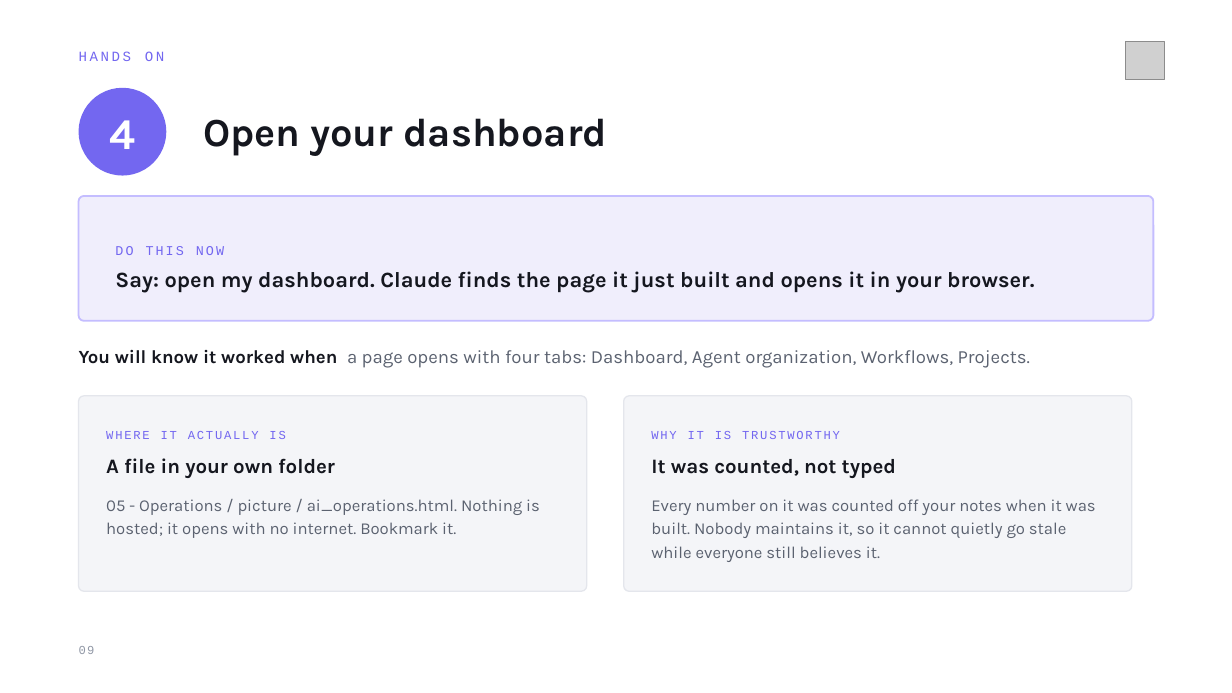
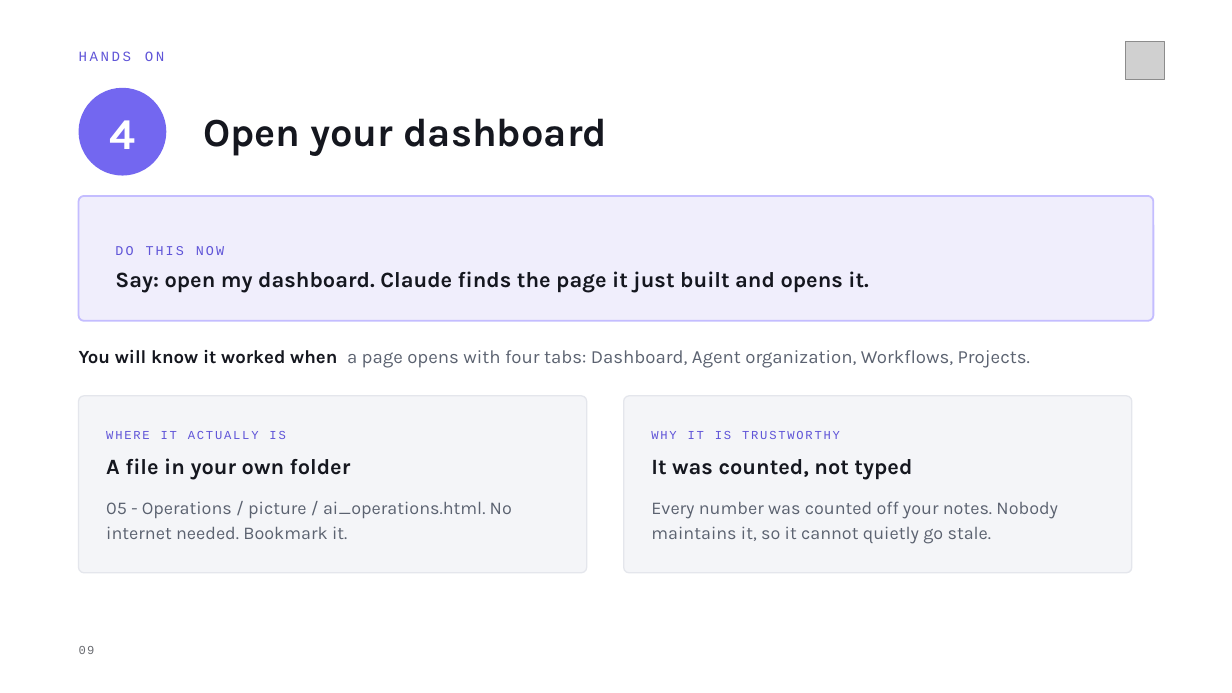
Before and after one commit to MeshPro-iPaaS/ai-ops-framework, a slide deck: slide 9 of docs/Personal AI Assistant — Installation.pptx. Drawn at 1232x693 pixels with LibreOffice and Linux fonts; fonts in the diff are those of the drawing; grey boxes stand for pictures. Boxes give left, top, right and bottom in pixels: in the first picture for what was removed or moved away, otherwise in the second. Text is boxed around its words. In the diff, an @@ line names an element or a change of style, - is before the commit and + after.

```diff
--- a/docs/Personal AI Assistant — Installation.pptx
+++ b/docs/Personal AI Assistant — Installation.pptx
@@ text at <box>115,246,224,255</box>: text colour #7367F0 to #6055D8 in "DO THIS NOW" @@
@@ text at <box>115,271,868,293</box>: text changed @@
-Say: open my dashboard. Claude finds the page it just built and opens it in your browser.
+Say: open my dashboard. Claude finds the page it just built and opens it.
@@ rounded rectangle: place and size @@
-rounded rectangle at <box>79,396,587,592</box>
+rounded rectangle at <box>79,396,587,573</box>
@@ rounded rectangle at <box>79,396,587,573</box>: proportions changed @@
@@ rounded rectangle at <box>624,396,1132,573</box>: proportions changed @@
@@ rounded rectangle: place and size @@
-rounded rectangle at <box>624,396,1132,592</box>
+rounded rectangle at <box>624,396,1132,573</box>
@@ text colour #7367F0 to #6055D8 in 3 elements at <box>79,51,165,61</box>, <box>106,431,285,439</box>, <box>651,431,840,439</box> @@
@@ text "A file in your own ..." at <box>106,458,351,480</box>: size 16 to 17 pt; line spacing 19.2pt to 20.4pt @@
@@ text "It was counted, not typed" at <box>651,459,912,480</box>: size 16 to 17 pt; line spacing 19.2pt to 20.4pt @@
@@ text at <box>106,501,512,539</box>: text changed; size 13 to 14 pt @@
-05 - Operations / picture / ai_operations.html. Nothing is hosted; it opens with no internet. Bookmark it.
+05 - Operations / picture / ai_operations.html. No internet needed. Bookmark it.
@@ text at <box>651,501,1058,544</box>: text changed; size 13 to 14 pt @@
-Every number on it was counted off your notes when it was built. Nobody maintains it, so it cannot quietly go stale while everyone still believes it.
+Every number was counted off your notes. Nobody maintains it, so it cannot quietly go stale.
@@ text "09" at <box>79,646,95,654</box>: text colour #9198A6 to #6B6D72 @@
```
Also in this commit, not shown: 17 other slides changed, 1 other file.
